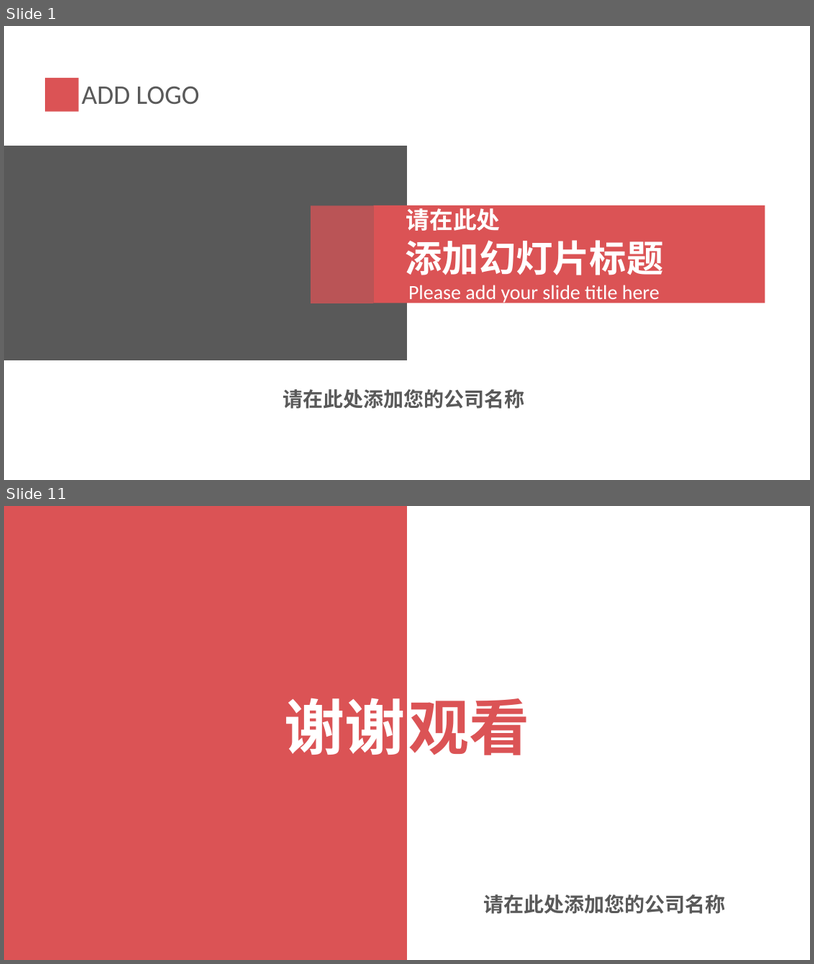
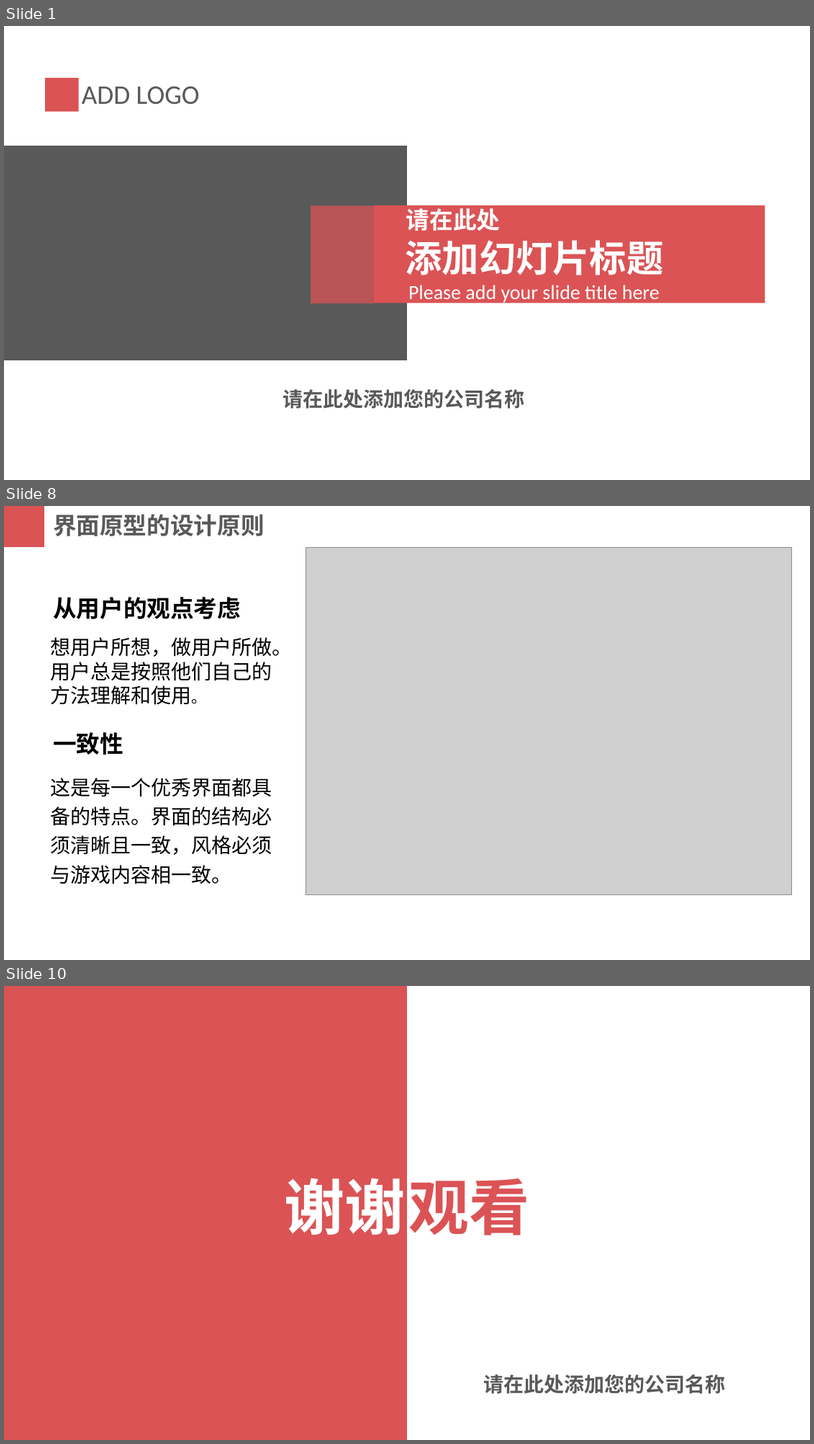
Before and after one commit to PRD2018-G03/PRD2018-G03-SoftwareEngineeringProject, a slide deck: 非受控文档/2_叶柏成/PPT/红灰配色简洁实用PPT模板.pptx. Shown one above the other, each under a label of ours: slides 1 and 11 before the commit, slides 1, 8 and 10 after it; the slides between them are not shown. The pictures are 814x964 and 814x1444 pixels, drawn with LibreOffice and Linux fonts; fonts in the diff are those of the drawing; grey boxes stand for pictures. Boxes give left, top, right and bottom in pixels: in the first picture for what was removed or moved away, otherwise in the second. Text is boxed around its words. In the diff, an @@ line names an element or a change of style, - is before the commit and + after.

```diff
--- a/非受控文档/2_叶柏成/PPT/红灰配色简洁实用PPT模板.pptx
+++ b/非受控文档/2_叶柏成/PPT/红灰配色简洁实用PPT模板.pptx
@@ slide 8 added at (4, 506, 810, 960), background #FFFFFF @@
@@ rectangle added at (4, 506, 44, 547), fill #DB5355 @@
@@ text added at (53, 514, 265, 536), 28 pt, text #595959, bold @@
+界面原型的设计原则
@@ picture added at (306, 547, 792, 895) @@
@@ text added at (53, 597, 241, 619), 28 pt, text #000000, bold @@
+从用户的观点考虑
@@ text added at (50, 637, 292, 705), 24 pt, text #000000 @@
+想用户所想，做用户所做。用户总是按照他们自己的方法理解和使用。
@@ text added at (53, 732, 124, 754), 28 pt, text #000000, bold @@
+一致性
@@ text added at (50, 777, 272, 884), 24 pt, text #000000 @@
+这是每一个优秀界面都具备的特点。界面的结构必须清晰且一致，风格必须与游戏内容相一致。
@@ what was slide 11 is now slide 10 @@
```
Also in this commit, not shown: 7 other slides added, 9 slides removed.
